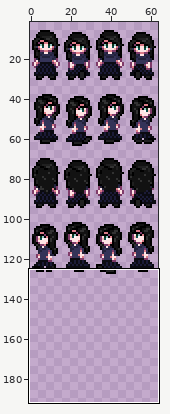
Sprite sheet, stored at graphic/sprites people/Caroline/caroline_sprite.png. Above: a wide view before the commit, with the close-up outlined.
Close-up. Before:
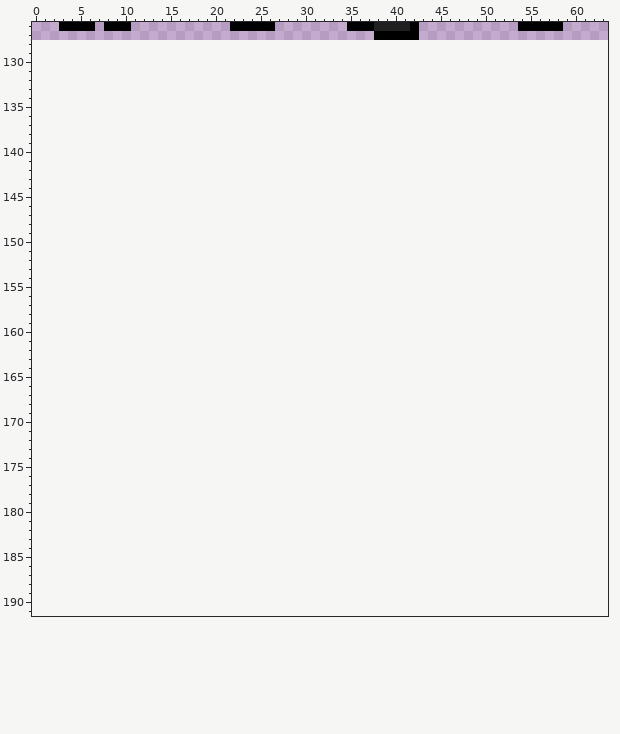
The file is 64x128 pixels. Colours within 5 levels of each other are drawn and written as one. Shown: x 0..63, y 126..191. The old version is drawn lined up with the new one, on the new canvas. The wide view leaves out empty margins.
The same view after the edit:
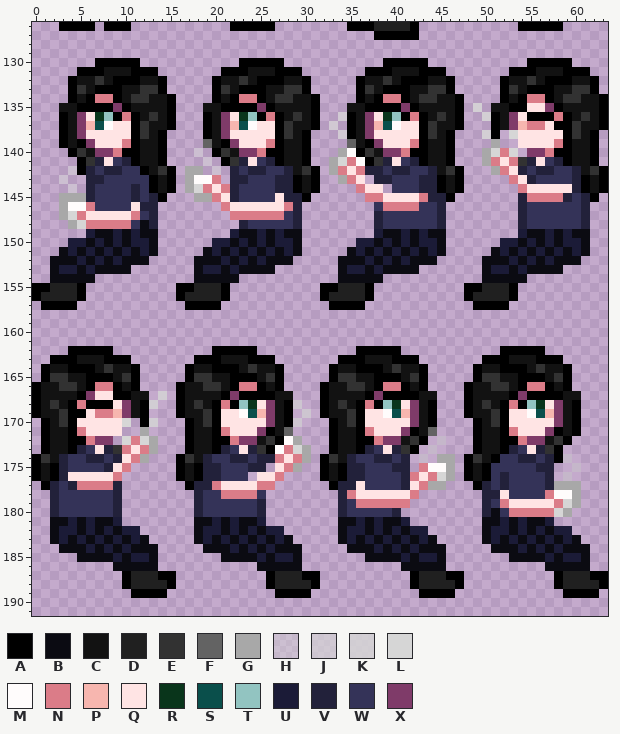
Palette (. is transparent): A #000000  B #0b0b12  C #121212  D #202020  E #323232  F #636363  G #a8a8a8  H #d6d6d677  J #d6d6d6b6  K #d6d6d6d8  L #d6d6d6  M #fffcfc  N #db7c88  P #f7b6af  Q #ffe4e4  R #09351b  S #0a4f4b  T #92c4c1  U #1b1b37  V #22213a  W #343358  X #7f3b69
Diff:
canvas 64x128 -> 64x192
y 130: x 7..11 ..... -> AAAAA; x 23..27 ..... -> AAAAA; x 39..43 ..... -> AAAAA; x 55..59 ..... -> AAAAA
y 131: x 5..13 ......... -> AAACCCAAA; x 21..29 ......... -> AAACCCAAA; x 37..45 ......... -> AAACCCAAA; x 53..61 ......... -> AAACCCAAA
y 132: x 4..14 ........... -> ACCECAAACCA; x 20..30 ........... -> ACCECAAACCA; x 36..46 ........... -> ACCECAAACCA; x 52..62 ........... -> ACCECAAACCA
y 133: x 4..14 ........... -> AECAAACCEEA; x 20..30 ........... -> AECAAACCEEA; x 36..46 ........... -> AECAAACCEEA; x 52..62 ........... -> AECAAACCEEA
y 134: x 4..15 ............ -> ACANNACEECCA; x 20..31 ............ -> ACANNACEECCA; x 36..47 ............ -> ACANNACEECCA; x 52..63 ............ -> ACANNACEECCA
y 135: x 3..15 ............. -> CCAAAAXACCCCA; x 19..31 ............. -> CCAAAAXACCCCA; x 35..47 ............. -> CCAAAAXACCCCA; x 49 . -> K; x 51..63 ............. -> CCAAQQXACCCCA
y 136: x 3..15 ............. -> ACXQRTANACECA; x 19..31 ............. -> ACXQRTANACECA; x 34..47 .............. -> JACXQRTANACECA; x 50..63 .............. -> KACXQAAANACECA
y 137: x 3..15 ............. -> ACXPSMQQAECCA; x 19..31 ............. -> ACXPSMQQAECCA; x 33 . -> J; x 35..47 ............. -> ACXPSMQQAECCA; x 51..63 ............. -> ACXPNNQAAECCA
y 138: x 3..14 ............ -> ACXQQQQQAECA; x 19..30 ............ -> ACXQQQQQAECA; x 34..46 ............. -> JACXQQQQQAECA; x 50..51 .. -> KA; x 53..62 .......... -> LQQQQQAECA
y 139: x 3..14 ............ -> ACAXQQQNACCA; x 19..30 ............ -> FCAXQQQNACCA; x 35..46 ............ -> FCAXQQQNACCA; x 51 . -> G; x 54..62 ......... -> QQQQNACCA
y 140: x 4..14 ........... -> AECXXNAACCA; x 18 . -> H; x 20..30 ........... -> AECXXNAACCA; x 34..46 ............. -> GMAECXXNAACCA; x 50..53 .... -> GLNL; x 55..62 ........ -> XXNAACCA
y 141: x 5..14 .......... -> AEVQWVACCA; x 19 . -> H; x 21..30 .......... -> AEVQWVACCA; x 33..46 .............. -> GLNMAEVQWVACCA; x 50..62 ............. -> GNQNEVQWVACCA
y 142: x 4..15 ............ -> HAVWVVWWACEA; x 17..18 .. -> GG; x 20 . -> H; x 22..31 .......... -> VWVVWWVCEA; x 33..47 ............... -> GNQNVVWVVWWVCEA; x 51..63 ............. -> GNQVWVVWWVCEA
y 143: x 3 . -> H; x 6..15 .......... -> VVWWWWWACA; x 17..20 .... -> GMMN; x 22..31 .......... -> VVWWWVVACA; x 34..36 ... -> GNQ; x 38..47 .......... -> VVWWWVVACA; x 53..63 ........... -> NQVWWWWVACA
y 144: x 4 . -> H; x 6..15 .......... -> VWWWWVWACA; x 17..31 ............... -> GLNQNVWWWWVVACA; x 36..38 ... -> NQQ; x 40..47 ........ -> WWWVVACA; x 54..63 .......... -> NQQQQQVACA
y 145: x 3..14 ............ -> GGGVWWWWVWVA; x 18..30 ............. -> GGNQVWWWWQVVA; x 37..46 .......... -> NNQQQQNVVA; x 54..62 ......... -> VNNNNVWVA
y 146: x 3..13 ........... -> GMMNWWWWQVV; x 21..29 ......... -> NQQQQQQNV; x 38..45 ........ -> WNNNNWWV; x 54..61 ........ -> VWWWWWWV
y 147: x 3..13 ........... -> GLNQQQQQNWV; x 22..29 ........ -> NNNNNNWV; x 38..45 ........ -> VWWWWWWV; x 54..61 ........ -> VWWWWWWV
y 148: x 4..13 .......... -> GLNNNNNWBV; x 23..29 ....... -> VWWWWWV; x 38..45 ........ -> VWWWWWWV; x 54..61 ........ -> VWWWWWWV
y 149: x 6..13 ........ -> UBBUBUBB; x 22..29 ........ -> UBBUBUBB; x 38..45 ........ -> UBBUBUBB; x 54..61 ........ -> UBBUBUBB
y 150: x 4..13 .......... -> UUBUBUBUUB; x 20..29 .......... -> UUBUBUBUUB; x 36..45 .......... -> UUBUBUBUUB; x 52..61 .......... -> UUBUBUBUUB
y 151: x 3..13 ........... -> BUBUBUBUBUB; x 19..29 ........... -> BUBUBUBUBUB; x 35..45 ........... -> BUBUBUBUBUB; x 51..61 ........... -> BUBUBUBUBUB
y 152: x 2..12 ........... -> BBBUBUBUBBB; x 18..28 ........... -> BBBUBUBUBBB; x 34..44 ........... -> BBBUBUBUBBB; x 50..60 ........... -> BBBUBUBUBBB
y 153: x 2..10 ......... -> BUUBUBBBB; x 18..26 ......... -> BUUBUBBBB; x 34..42 ......... -> BUUBUBBBB; x 50..58 ......... -> BUUBUBBBB
y 154: x 2..6 ..... -> BBBBB; x 18..22 ..... -> BBBBB; x 34..38 ..... -> BBBBB; x 50..54 ..... -> BBBBB
y 155: x 0..5 ...... -> AADDDA; x 16..21 ...... -> AADDDA; x 32..37 ...... -> AADDDA; x 48..53 ...... -> AADDDA
y 156: x 0..5 ...... -> ADDDDA; x 16..21 ...... -> ADDDDA; x 32..37 ...... -> ADDDDA; x 48..53 ...... -> ADDDDA
y 157: x 1..4 .... -> AAAA; x 17..20 .... -> AAAA; x 33..36 .... -> AAAA; x 49..52 .... -> AAAA
y 162: x 4..8 ..... -> AAAAA; x 20..24 ..... -> AAAAA; x 36..40 ..... -> AAAAA; x 52..56 ..... -> AAAAA
y 163: x 2..10 ......... -> AAACCCAAA; x 18..26 ......... -> AAACCCAAA; x 34..42 ......... -> AAACCCAAA; x 50..58 ......... -> AAACCCAAA
y 164: x 1..11 ........... -> ACCAAACECCA; x 17..27 ........... -> ACCAAACECCA; x 33..43 ........... -> ACCAAACECCA; x 49..59 ........... -> ACCAAACECCA
y 165: x 1..11 ........... -> AEECCAAACEA; x 17..27 ........... -> AEECCAAACEA; x 33..43 ........... -> AEECCAAACEA; x 49..59 ........... -> AEECCAAACEA
y 166: x 0..11 ............ -> ACCEECANNACA; x 16..27 ............ -> ACCEECANNACA; x 32..43 ............ -> ACCEECANNACA; x 48..59 ............ -> ACCEECANNACA
y 167: x 0..12 ............. -> ACCCCAXQQAACC; x 14 . -> K; x 16..28 ............. -> ACCCCAXAAAACC; x 32..44 ............. -> ACCCCAXAAAACC; x 48..60 ............. -> ACCCCAXAAAACC
y 168: x 0..13 .............. -> ACECANAAAQXCAK; x 16..29 .............. -> ACECANATRQXCAJ; x 32..44 ............. -> ACECANATRQXCA; x 48..60 ............. -> ACECANATRQXCA
y 169: x 0..12 ............. -> ACCEAAQNNPXCA; x 16..28 ............. -> ACCEAQQMSPXCA; x 30 . -> J; x 32..44 ............. -> ACCEAQQMSPXCA; x 48..60 ............. -> ACCEAQQMSPXCA
y 170: x 1..10 .......... -> ACEAQQQQQL; x 12..13 .. -> AK; x 17..29 ............. -> ACEAQQQQQXCAJ; x 33..44 ............ -> ACEAQQQQQXCA; x 49..60 ............ -> ACEAQQQQQXCA
y 171: x 1..9 ......... -> ACCANQQQQ; x 12 . -> G; x 17..28 ............ -> ACCANQQQXACF; x 33..44 ............ -> ACCANQQQXACF; x 49..60 ............ -> ACCANQQQXACA
y 172: x 1..8 ........ -> ACCAANXX; x 10..13 .... -> LNLG; x 17..29 ............. -> ACCAANXXCEAMG; x 33..43 ........... -> ACCAANXXCEA; x 45 . -> H; x 49..59 ........... -> ACCAANXXCEA
y 173: x 1..13 ............. -> ACCAVWQVENQNG; x 17..30 .............. -> ACCAVWQVEAMNLG; x 33..42 .......... -> ACCAVWQVEA; x 44 . -> H; x 49..58 .......... -> ACCAVWQVEA
y 174: x 0..12 ............. -> AECVWWVVWVQNG; x 16..30 ............... -> AECVWWVVWVVNQNG; x 32..41 .......... -> AECVWWVVWV; x 43 . -> H; x 45..46 .. -> GG; x 48..59 ............ -> AECAWWVVWVAH
y 175: x 0..10 ........... -> ACAVWWWWVQN; x 16..25 .......... -> ACAVVWWWVV; x 27..29 ... -> QNG; x 32..41 .......... -> ACAVVWWWVV; x 43..46 .... -> NMMG; x 48..57 .......... -> ACAWWWWWVV; x 60 . -> H
y 176: x 0..9 .......... -> ACAVQQQQQN; x 16..23 ........ -> ACAVVWWW; x 25..27 ... -> QQN; x 32..46 ............... -> ACAVVWWWWVNQNLG; x 48..57 .......... -> ACAWVWWWWV; x 59 . -> H
y 177: x 1..9 ......... -> AVWVNNNNV; x 17..26 .......... -> AVVNQQQQNN; x 33..45 ............. -> AVVQWWWWVQNGG; x 49..60 ............ -> AVWVWWWWVGGG
y 178: x 2..9 ........ -> VWWWWWWV; x 18..25 ........ -> VWWNNNNW; x 34..42 ......... -> VNQQQQQQN; x 50..60 ........... -> VVQWWWWNMMG
y 179: x 2..9 ........ -> VWWWWWWV; x 18..25 ........ -> VWWWWWWV; x 34..41 ........ -> VWNNNNNN; x 50..60 ........... -> VWNQQQQQNLG
y 180: x 2..9 ........ -> VWWWWWWV; x 18..25 ........ -> VWWWWWWV; x 34..40 ....... -> VWWWWWV; x 50..59 .......... -> VBWNNNNNLG
y 181: x 2..9 ........ -> BBUBUBBU; x 18..25 ........ -> BBUBUBBU; x 34..41 ........ -> BBUBUBBU; x 50..57 ........ -> BBUBUBBU
y 182: x 2..11 .......... -> BUUBUBUBUU; x 18..27 .......... -> BUUBUBUBUU; x 34..43 .......... -> BUUBUBUBUU; x 50..59 .......... -> BUUBUBUBUU
y 183: x 2..12 ........... -> BUBUBUBUBUB; x 18..28 ........... -> BUBUBUBUBUB; x 34..44 ........... -> BUBUBUBUBUB; x 50..60 ........... -> BUBUBUBUBUB
y 184: x 3..13 ........... -> BBBUBUBUBBB; x 19..29 ........... -> BBBUBUBUBBB; x 35..45 ........... -> BBBUBUBUBBB; x 51..61 ........... -> BBBUBUBUBBB
y 185: x 5..13 ......... -> BBBBUBUUB; x 21..29 ......... -> BBBBUBUUB; x 37..45 ......... -> BBBBUBUUB; x 53..61 ......... -> BBBBUBUUB
y 186: x 9..13 ..... -> BBBBB; x 25..29 ..... -> BBBBB; x 41..45 ..... -> BBBBB; x 57..61 ..... -> BBBBB
y 187: x 10..15 ...... -> ADDDAA; x 26..31 ...... -> ADDDAA; x 42..47 ...... -> ADDDAA; x 58..63 ...... -> ADDDAA
y 188: x 10..15 ...... -> ADDDDA; x 26..31 ...... -> ADDDDA; x 42..47 ...... -> ADDDDA; x 58..63 ...... -> ADDDDA
y 189: x 11..14 .... -> AAAA; x 27..30 .... -> AAAA; x 43..46 .... -> AAAA; x 59..62 .... -> AAAA
Boxes around the changes in both close-ups, in picture pixels (x1, y1, x2, y2):
added: (32, 58, 608, 310)
added: (32, 346, 608, 598)
